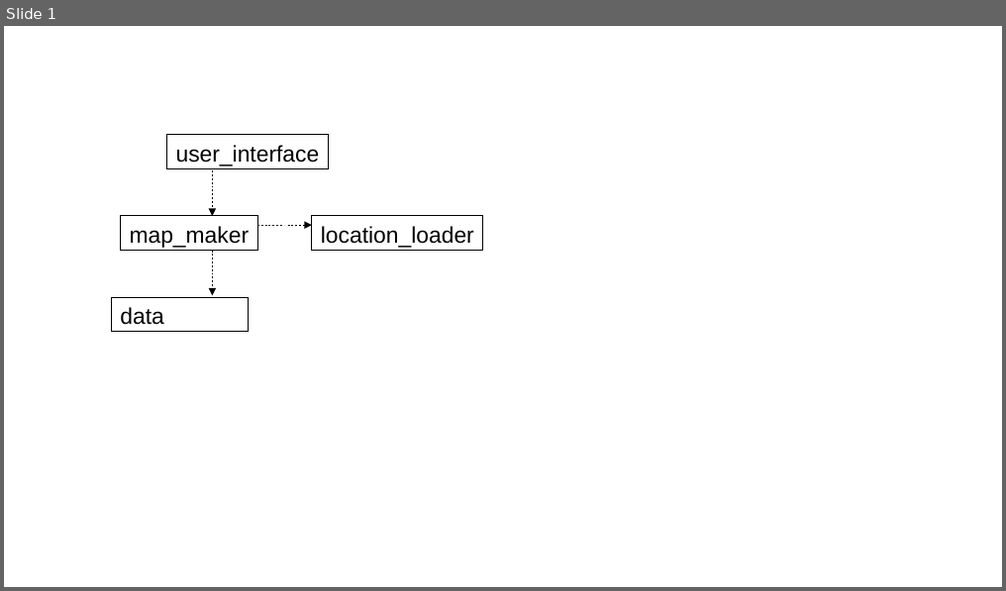
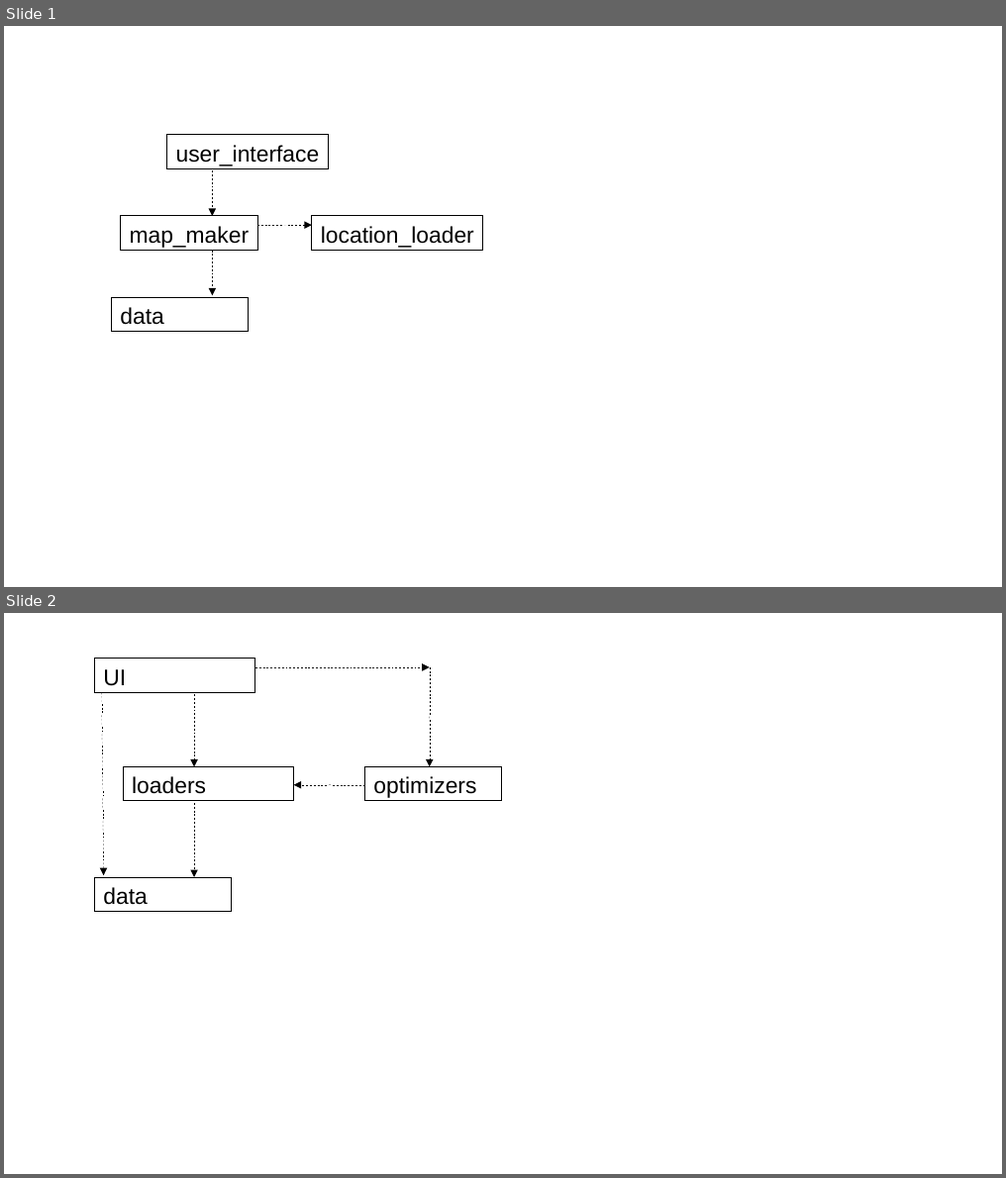
Before and after one commit to wathenro/ot-harjoitustyo, a slide deck: Dokumentaatio/pakkauskaavio.odp. Shown one above the other, each under a label of ours: slide 1 before the commit, slides 1 and 2 after it. The pictures are 1006x591 and 1006x1178 pixels, drawn with LibreOffice and Linux fonts; fonts in the diff are those of the drawing. Boxes give left, top, right and bottom in pixels: in the first picture for what was removed or moved away, otherwise in the second. Text is boxed around its words. In the diff, an @@ line names an element or a change of style, - is before the commit and + after.

```diff
--- a/Dokumentaatio/pakkauskaavio.odp
+++ b/Dokumentaatio/pakkauskaavio.odp
@@ slide 2 added at bbox=[4, 613, 1002, 1174], background #FFFFFF @@
@@ rectangle added at bbox=[94, 659, 255, 692], outline #000000 0 pt, 18 pt, text #000000 @@
+UI
@@ arrow added from (255, 667) to (430, 667), #000000 0 pt @@
@@ arrow added from (430, 667) to (430, 766), #000000 0 pt @@
@@ arrow added from (102, 692) to (104, 875), #000000 0 pt @@
@@ arrow added from (194, 694) to (194, 766), #000000 0 pt @@
@@ rectangle added at bbox=[123, 766, 294, 801], outline #000000 0 pt, 18 pt, text #000000 @@
+loaders
@@ arrow added from (365, 785) to (294, 785), #000000 0 pt @@
@@ rectangle added at bbox=[365, 766, 502, 801], outline #000000 0 pt, 18 pt, text #000000 @@
+optimizers
@@ arrow added from (194, 803) to (194, 877), #000000 0 pt @@
@@ rectangle added at bbox=[94, 877, 232, 912], outline #000000 0 pt, 18 pt, text #000000 @@
+data
```
Also in this commit, not shown: 15 other files.
